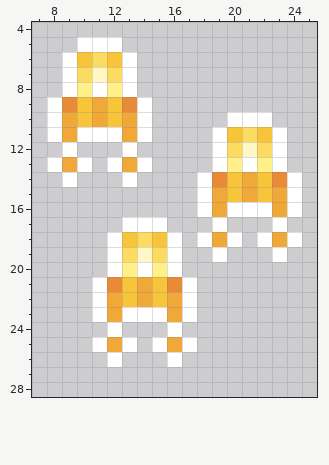
Pixel-art sprite: assets/texture/blast_ability.png. The picture above was drawn from the file before the commit.
The file is 32x32 pixels. Shown: x 7..25, y 4..28.
After:
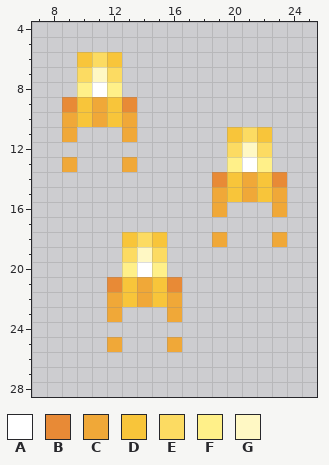
Palette (. is transparent): A #ffffff  B #e88a36  C #f0a838  D #f8c53a  E #fcdb62  F #fff089  G #fff8c4
Changes in this commit:
Colour A is removed in row 5 at x 10 to 12; in rows 6 to 8 at x 9 and 13; in row 9 at x 8 and 14; in row 10 at x 8, 14 and 20 to 22; in row 11 at x 8, 10 to 12, 14, 19 and 23; in row 12 at x 9, 13, 19 and 23.
Colour A is removed in row 13 at x 8, 10, 12, 14, 19 and 23; in row 14 at x 9, 13, 18 and 24; in row 15 at x 18 and 24; in row 16 at x 18, 20 to 22 and 24; in row 17 at x 13 to 15, 19 and 23; in row 18 at x 12, 16, 18, 20, 22 and 24.
Colour A is removed in row 19 at x 12, 16, 19 and 23; in row 20 at x 12 and 16; in rows 21 to 22 at x 11 and 17; in row 23 at x 11, 13 to 15 and 17; in row 24 at x 12 and 16; in row 25 at x 11, 13, 15 and 17.
Colour A is removed in row 26 at x 12 and 16.
